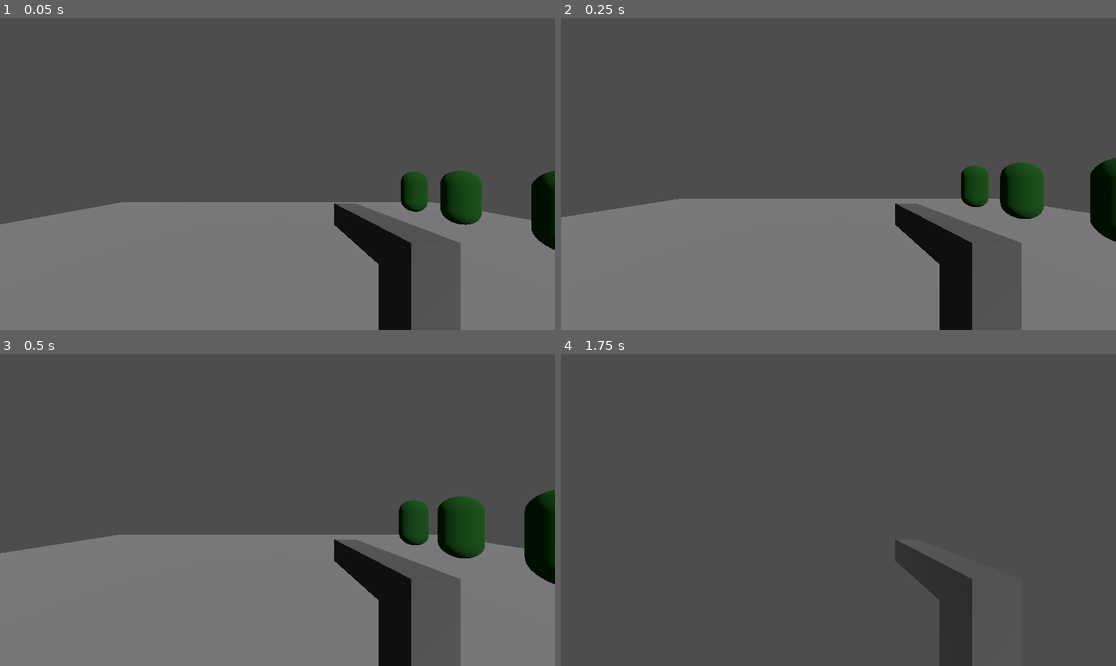
Above: before the commit, frames 1-4 (two rows, left to right).
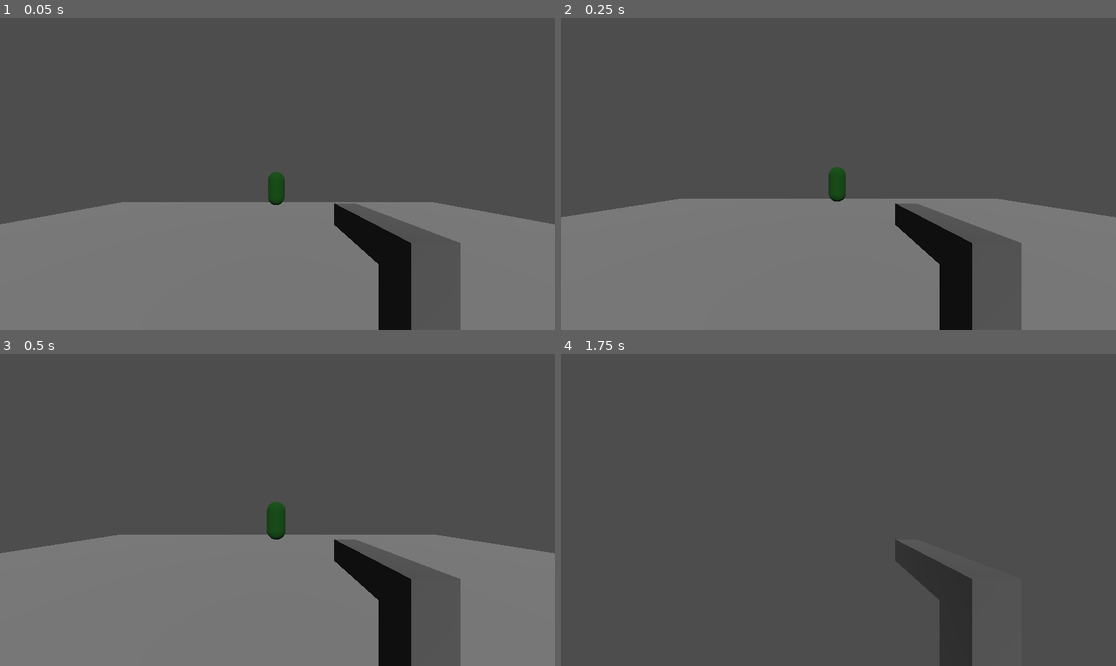
Above: after the commit, the same moments.

Repository: Brylieross/TreaZure
Game: Godot game, scene res://Scenes/game.tscn
The game is run twice, just before and just after one commit, with the same random seed, the same clock (stepped at 60 frames per second) and the same inputs.
Inputs (mouse positions are in pixels of both pictures, inside the frame that each line leads up to):
- Up to frame 1 (0.05 s): no input
- Up to frame 2 (0.25 s): no input
- Up to frame 3 (0.5 s): no input
- Up to frame 4 (1.75 s): move the mouse to (866, 510) at 0.52 s; hold W (forward) from 0.53 s (still down); click (866, 510) at 0.6 s; tap Space (jump) at 0.77, 1.52 s; move the mouse to (810, 510) at 1.27 s; click (810, 510) at 1.35 s

The runs differ from the first frame. In frame 1, 2.9% of the frame differs, in the area x 48-100%, y 48-75%; in frame 2, 3.2%; in frame 3, 4.0%, in the area x 48-100%, y 43-74%; in frame 4, nothing differs.

Commit message:
Commit 8
Added zombie spawning

Diff:
--- a/Scenes/game.tscn
+++ b/Scenes/game.tscn
@@ -28,6 +28,24 @@
 
 [node name="WorldEnvironment" type="WorldEnvironment" parent="."]
 environment = SubResource("Environment_1fttd")
+
+[node name="SpawnTimer" type="Timer" parent="."]
+wait_time = 5.0
+autostart = true
+
+[node name="Spawns" type="Node3D" parent="."]
+
+[node name="Spawn1" type="Node3D" parent="Spawns"]
+transform = Transform3D(1, 0, 0, 0, 1, 0, 0, 0, 1, -9.64915, 0, 0)
+
+[node name="Spawn2" type="Node3D" parent="Spawns"]
+transform = Transform3D(1, 0, 0, 0, 1, 0, 0, 0, 1, 9.55445, 0, 0)
+
+[node name="Spawn3" type="Node3D" parent="Spawns"]
+transform = Transform3D(1, 0, 0, 0, 1, 0, 0, 0, 1, 0.0768156, 0, 8.99541)
+
+[node name="Spawn4" type="Node3D" parent="Spawns"]
+transform = Transform3D(1, 0, 0, 0, 1, 0, 0, 0, 1, 0.0768156, 0, -9.74848)
 
 [node name="Player" type="CharacterBody3D" parent="."]
 transform = Transform3D(1, 0, 0, 0, 1, 0, 0, 0, 1, 0, 1.75572, 0)
@@ -67,10 +85,6 @@
 shape = SubResource("BoxShape3D_3ej2q")
 
 [node name="Zombie" parent="." instance=ExtResource("4_345q1")]
-transform = Transform3D(1, 0, 0, 0, 1, 0, 0, 0, 1, 6.81936, 0.5, -7.79579)
+transform = Transform3D(1, 0, 0, 0, 1, 0, 0, 0, 1, -0.0737691, 0.5, -9.41657)
 
-[node name="Zombie2" parent="." instance=ExtResource("4_345q1")]
-transform = Transform3D(1, 0, 0, 0, 1, 0, 0, 0, 1, 6.81936, 0.5, -5.82951)
-
-[node name="Zombie3" parent="." instance=ExtResource("4_345q1")]
-transform = Transform3D(1, 0, 0, 0, 1, 0, 0, 0, 1, 6.81936, 0.5, -3.60697)
+[connection signal="timeout" from="SpawnTimer" to="." method="_on_spawn_timer_timeout"]
--- a/Scripts/game.gd
+++ b/Scripts/game.gd
@@ -1,6 +1,27 @@
 extends Node3D
 
 @onready var player = $Player
+@onready var spawns = $Spawns
+@onready var nav_region = $NavigationRegion3D
+
+var zombie = load("res://Scenes/zombie.tscn")
+var instance
+
+
+func _ready():
+	randomize()
 
 func _physics_process(delta):
 	get_tree().call_group("zombies", "update_target_position", player.position)
+
+
+func _get_random_child(parent_node):
+	var random_id = randi() % parent_node.get_child_count()
+	return parent_node.get_child(random_id)
+
+
+func _on_spawn_timer_timeout():
+	var spawn_point = _get_random_child(spawns).global_position
+	instance = zombie.instantiate()
+	instance.position = spawn_point
+	nav_region.add_child(instance)
